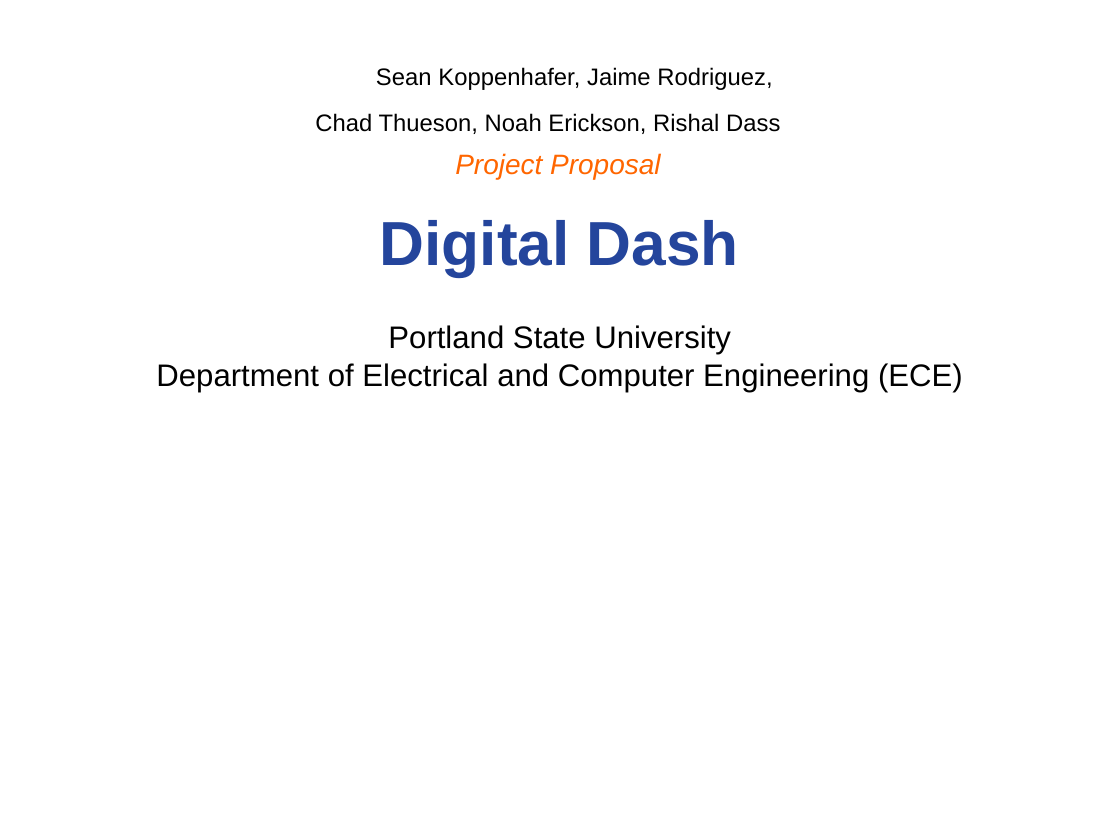
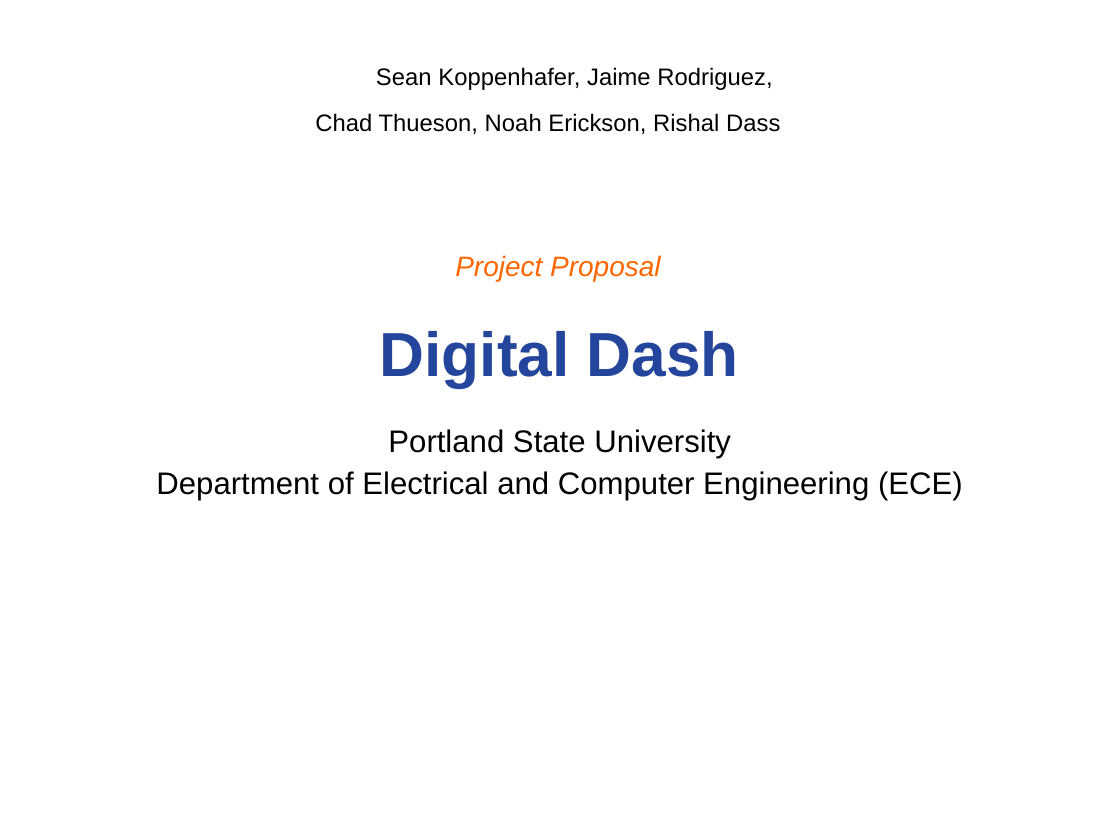
Before and after one commit to noahterickson/DigitalDash, a slide deck: slide 1 of Proposal/Project Proposal.ppt. Drawn at 1120x840 pixels with LibreOffice and Linux fonts; fonts in the diff are those of the drawing; background and template pictures are left out. Boxes give left, top, right and bottom in pixels: in the first picture for what was removed or moved away, otherwise in the second. Text is boxed around its words. In the diff, an @@ line names an element or a change of style, - is before the commit and + after.

```diff
--- a/Proposal/Project Proposal.ppt
+++ b/Proposal/Project Proposal.ppt
@@ text "Project Proposal": place and size @@
-text "Project Proposal" at (455, 153, 660, 179)
+text "Project Proposal" at (455, 255, 660, 282)
@@ text "Digital Dash": place and size @@
-text "Digital Dash" at (380, 220, 739, 276)
+text "Digital Dash" at (380, 331, 739, 387)
@@ text "Portland State University": place and size @@
-text "Portland State University" at (388, 325, 731, 354)
+text "Portland State University" at (388, 429, 731, 458)
@@ text "Department of Electrical and Computer ...": place and size @@
-text "Department of Electrical and Computer ..." at (156, 363, 963, 393)
+text "Department of Electrical and Computer ..." at (156, 471, 963, 501)
```
Also in this commit, not shown: 3 slides added, 2 slides removed.
